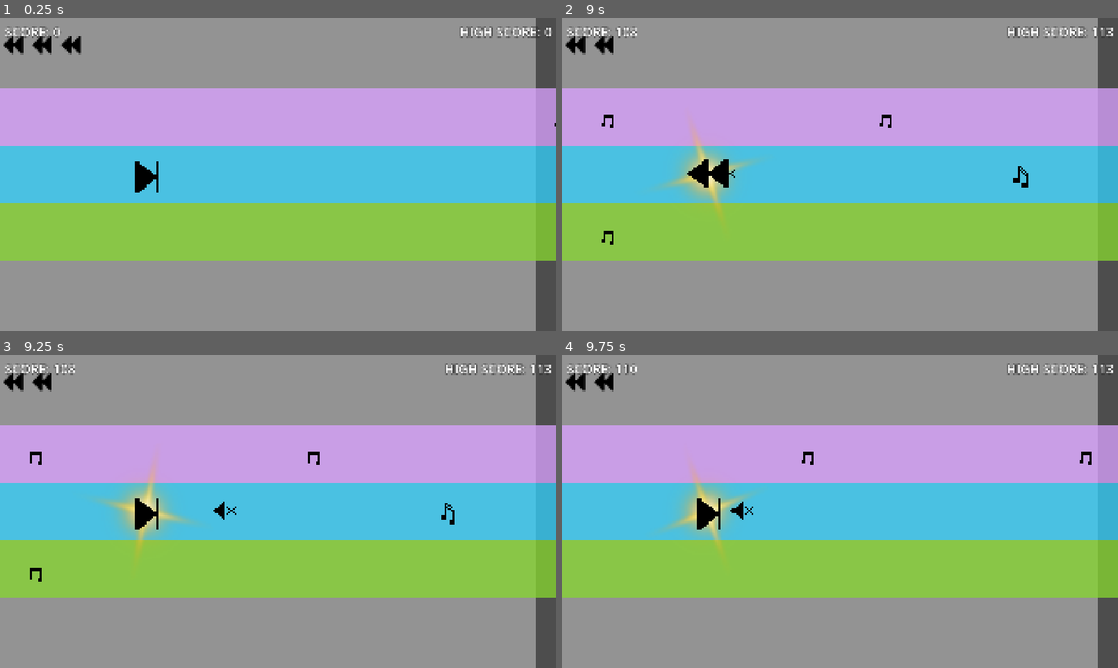
Above: before the commit, frames 1-4 (two rows, left to right).
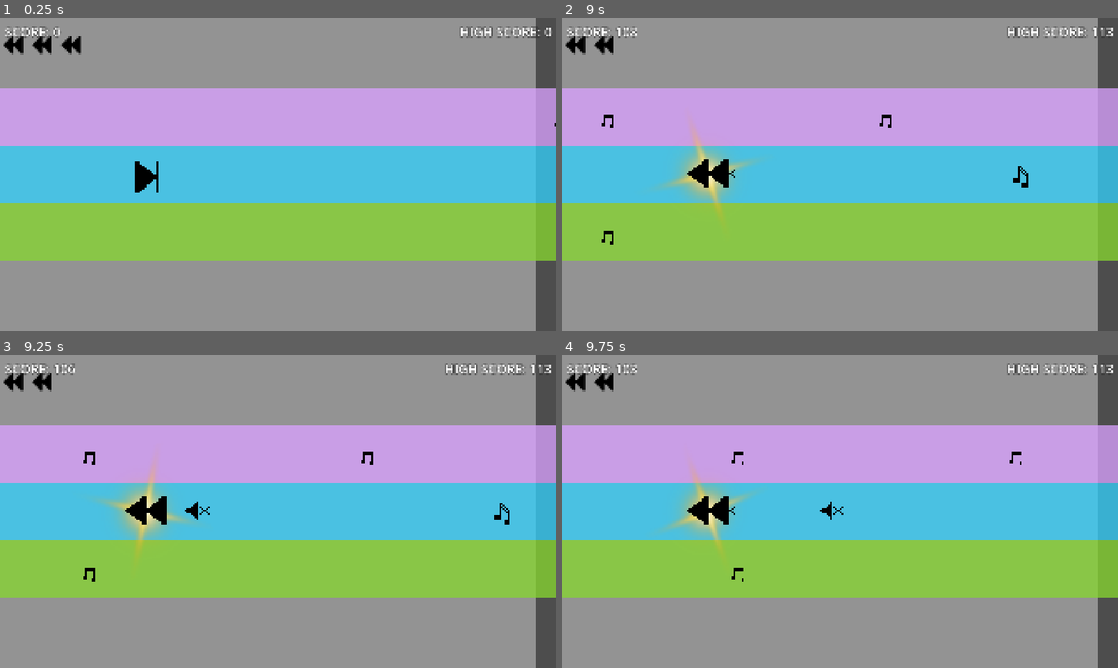
Above: after the commit, the same moments.

Repository: chorwat2137/haven-2026
Game: Godot game, scene res://scenes/main.tscn
Two runs of this game, one before a commit and one after it. Both use one fixed random seed, a clock stepped at 60 frames per second and the inputs below.
Inputs:
- Up to frame 1 (0.25 s): no input
- Up to frame 2 (9 s): tap Enter (ui_accept) at 0.5, 0.77, 1.52, 3.02, 3.77, 4.52, 6.02, 6.77, 7.52 s; hold Right (ui_right) 0.53-2.03 s; tap Space (shoot) every 0.75 s from 0.6 to 8.85 s; hold Left (ui_left) 2.03-2.78 s; hold Right (ui_right) 2.78-4.28 s; hold Left (ui_left) 4.28-5.03 s; hold Right (ui_right) 5.03-5.78 s; hold Left (ui_left) 5.78-7.28 s; hold Right (ui_right) from 7.28 s (still down)
- Up to frame 3 (9.25 s): keep holding Right (ui_right); tap Enter (ui_accept) at 9.02 s
- Up to frame 4 (9.75 s): release Right (ui_right) at 9.53 s; hold Left (ui_left) from 9.53 s (still down); tap Space (shoot) at 9.6 s

Frames 1-2 are identical in both runs. In frame 3, 0.9% of the frame differs, in the area x 5-92%, y 2-73%; in frame 4, 0.7%.

Commit message:
Automatic sync

Diff:
--- a/scripts/main.gd
+++ b/scripts/main.gd
@@ -24,6 +24,7 @@
 
 var hp_on_screen: Array = []
 
+var rewind_duration: float = 3.0
 
 var speed: float
 const START_SPEED: float = 5.0
@@ -162,7 +163,7 @@
 
 	invincibility()
 
-	await get_tree().create_timer(1.0).timeout
+	await get_tree().create_timer(rewind_duration).timeout
 
 	if not is_inside_tree():
 		return
